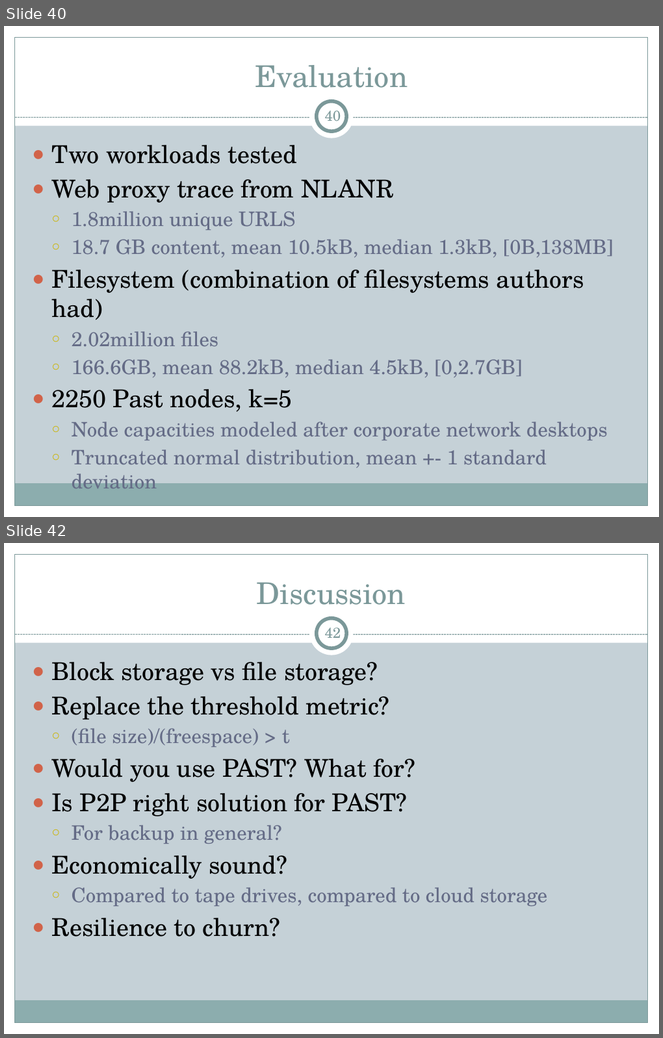
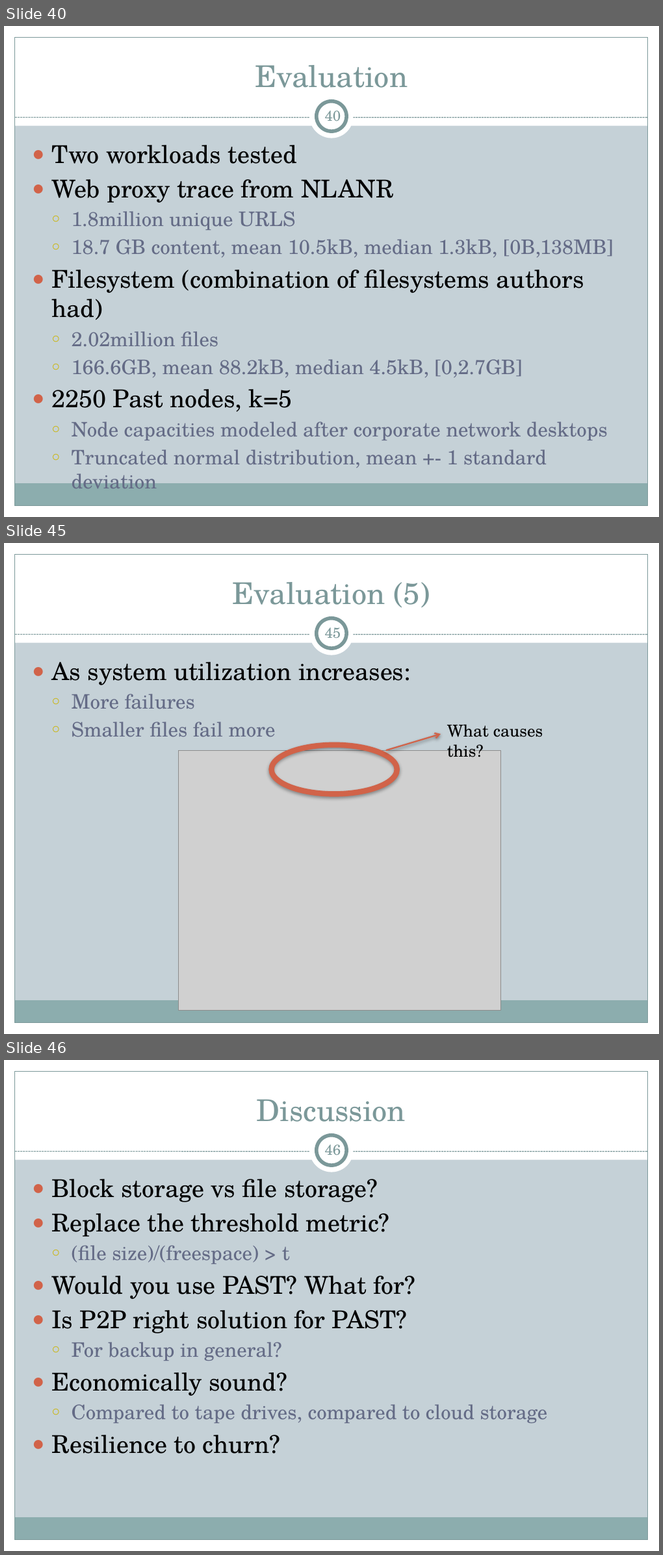
Before and after one commit to cs525-koala/documents, a slide deck: p2p/P2P Apps.pptx. Shown one above the other, each under a label of ours: slides 40 and 42 before the commit, slides 40, 45 and 46 after it; the slides between them are not shown. The pictures are 663x1038 and 663x1555 pixels, drawn with LibreOffice and Linux fonts; fonts in the diff are those of the drawing; grey boxes stand for pictures. Boxes give left, top, right and bottom in pixels: in the first picture for what was removed or moved away, otherwise in the second. Text is boxed around its words. In the diff, an @@ line names an element or a change of style, - is before the commit and + after.

Commit message:
presentation: first 5 slides of evaluation.

```diff
--- a/p2p/P2P Apps.pptx
+++ b/p2p/P2P Apps.pptx
@@ slide 45 added at [4,543,659,1034], background #C5D1D7; not listed: 9 template elements that a slide beside it also shows @@
@@ title added at [232,582,430,608], 33 pt, text #7C999A @@
+Evaluation (5)
@@ page number added at [325,624,341,638], 16 pt, text #7C999A @@
+45
@@ text added at [51,662,411,737], 22 pt, text #646B86 @@
+● As system utilization increases:
+  ○ More failures
+  ○ Smaller files fail more
@@ arrow added from (386, 751) to (441, 734), #D16349 1.57 pt @@
@@ text added at [447,724,544,757], 18 pt, text #000000 @@
+What causes this?
@@ picture added at [179,751,501,1011] @@
@@ ellipse added at [271,745,397,794], outline #D16349 6 pt @@
@@ what was slide 42 is now slide 46 @@
@@ page number at [325,1141,341,1155]: text changed @@
-42
+46
```
Also in this commit, not shown: 1 slide changed, 3 other slides added.
